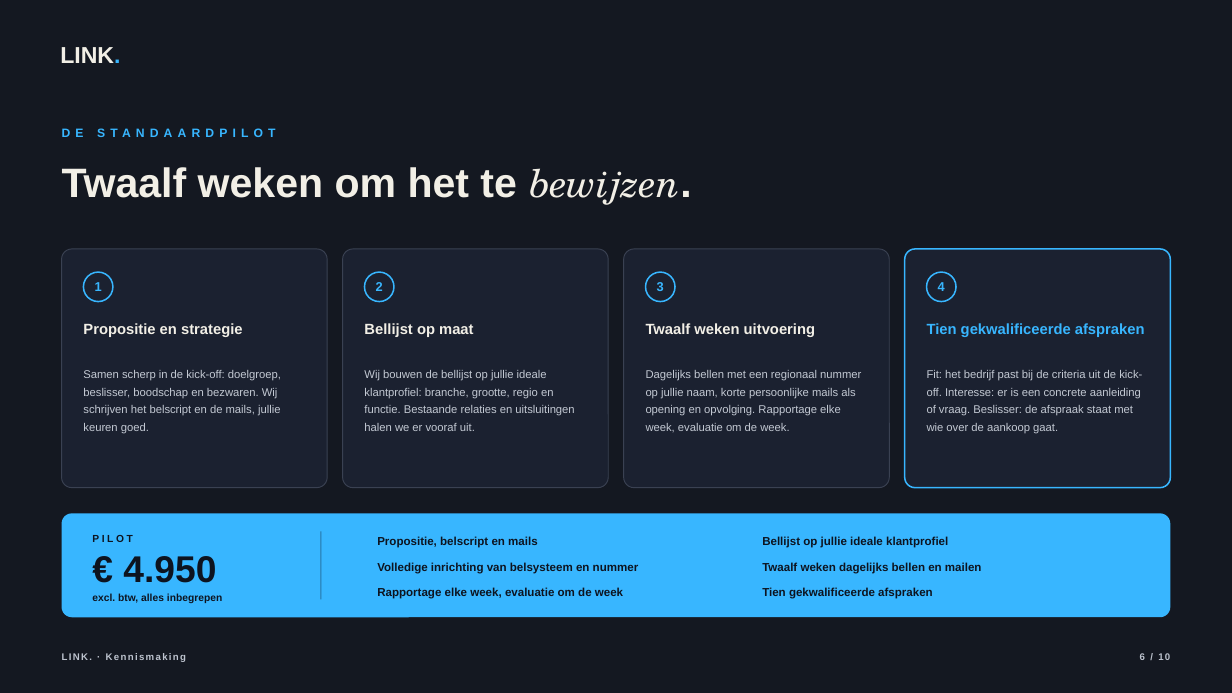
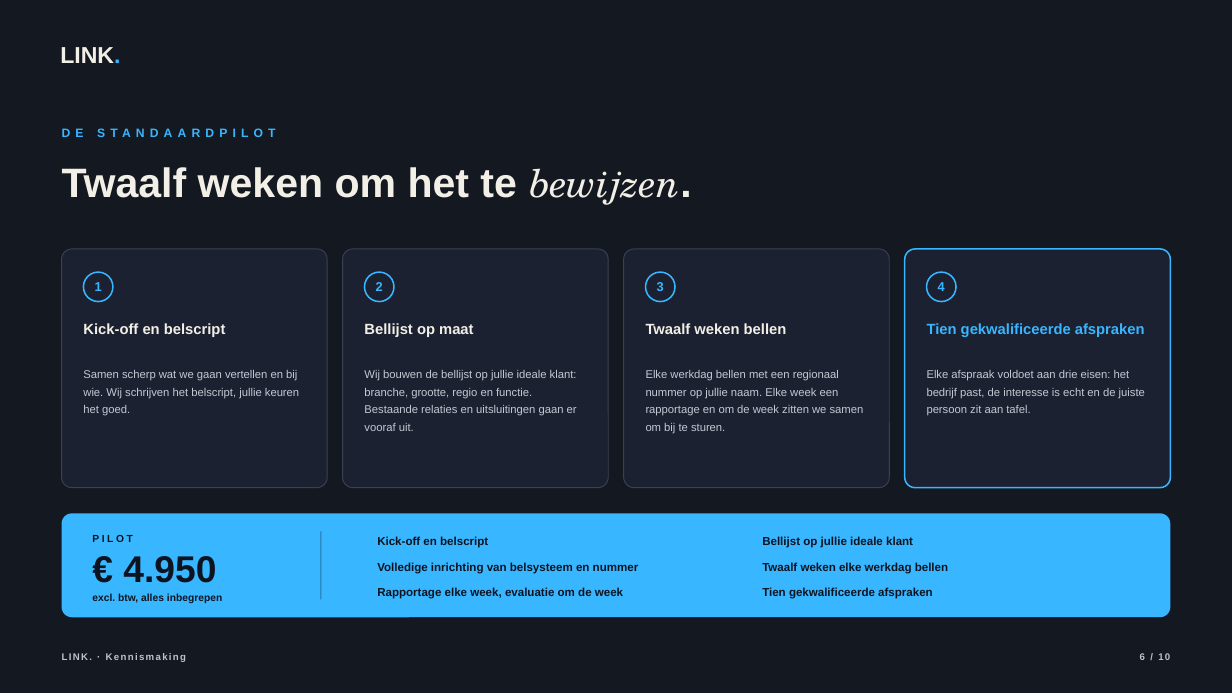
Before and after one commit to hens-lang/Test, a slide deck: slide 6 of output/LINK. kennismaking.pptx. Drawn at 1232x693 pixels with LibreOffice and Linux fonts; fonts in the diff are those of the drawing; background and template pictures are left out. Boxes give left, top, right and bottom in pixels: in the first picture for what was removed or moved away, otherwise in the second. Text is boxed around its words. In the diff, an @@ line names an element or a change of style, - is before the commit and + after.

```diff
--- a/output/LINK. kennismaking.pptx
+++ b/output/LINK. kennismaking.pptx
@@ text at (83, 323, 226, 337): text changed @@
-Propositie en strategie
+Kick-off en belscript
@@ text at (646, 323, 787, 334): text changed @@
-Twaalf weken uitvoering
+Twaalf weken bellen
@@ text at (83, 370, 299, 416): text changed @@
-Samen scherp in de kick-off: doelgroep, beslisser, boodschap en bezwaren. Wij schrijven het belscript en de mails, jullie keuren goed.
+Samen scherp wat we gaan vertellen en bij wie. Wij schrijven het belscript, jullie keuren het goed.
@@ text at (364, 370, 577, 431): text changed @@
-Wij bouwen de bellijst op jullie ideale klantprofiel: branche, grootte, regio en functie. Bestaande relaties en uitsluitingen halen we er vooraf uit.
+Wij bouwen de bellijst op jullie ideale klant: branche, grootte, regio en functie. Bestaande relaties en uitsluitingen gaan er vooraf uit.
@@ text at (646, 370, 864, 433): text changed @@
-Dagelijks bellen met een regionaal nummer op jullie naam, korte persoonlijke mails als opening en opvolging. Rapportage elke week, evaluatie om de week.
+Elke werkdag bellen met een regionaal nummer op jullie naam. Elke week een rapportage en om de week zitten we samen om bij te sturen.
@@ text at (927, 370, 1145, 416): text changed @@
-Fit: het bedrijf past bij de criteria uit de kick-off. Interesse: er is een concrete aanleiding of vraag. Beslisser: de afspraak staat met wie over de aankoop gaat.
+Elke afspraak voldoet aan drie eisen: het bedrijf past, de interesse is echt en de juiste persoon zit aan tafel.
@@ text at (377, 536, 488, 548): text changed @@
-Propositie, belscript en mails
+Kick-off en belscript
@@ text at (762, 536, 913, 548): text changed @@
-Bellijst op jullie ideale klantprofiel
+Bellijst op jullie ideale klant
@@ text at (762, 562, 948, 574): text changed @@
-Twaalf weken dagelijks bellen en mailen
+Twaalf weken elke werkdag bellen
```
Also in this commit, not shown: 6 other slides changed, 17 other files.
